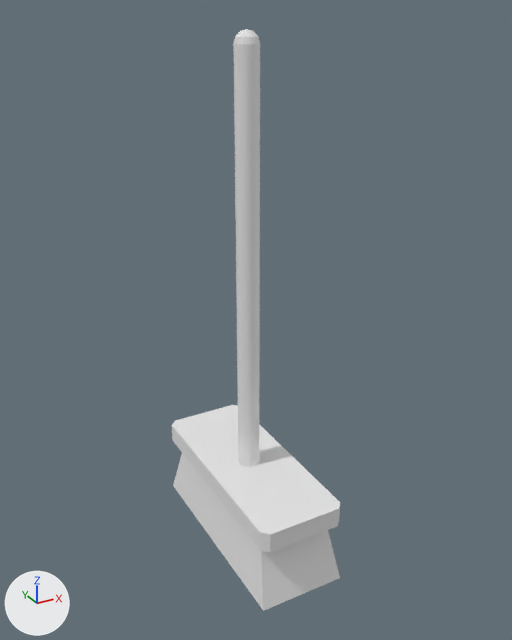
The Blender file assets/besen/besen.blend, before and after one commit.
Both versions are drawn from a 50 mm lens placed at (-1.33, -2.5, 2.17), pointed at (0.03, -0.02, 0.93). The axes (+X, +Y, +Z) are drawn at lower left. The lights are the same throughout.
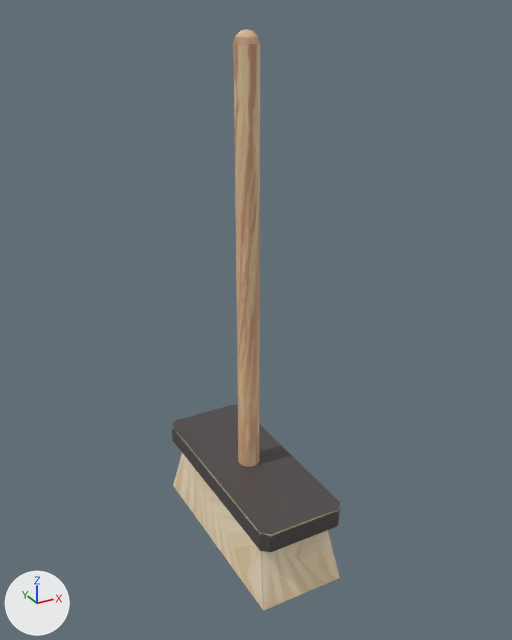
Scene script edits in JSON lines:
```json
{"op": "add", "block": "img_besen_textured_png", "code": ["img_besen_textured_png = load_image('besen_textured.png', 'besen_textured.png', 2048, 2048, 'sRGB')"]}
{"op": "add", "block": "img_textured_borste_png", "code": ["img_textured_borste_png = load_image('textured_borste.png', 'textured_borste.png', 2048, 2048, 'sRGB')"]}
{"op": "add", "block": "mat_besen_holz", "code": ["mat_besen_holz = principled_material('besen_holz')", "mat_besen_holz.texture = img_besen_textured_png"]}
{"op": "add", "block": "mat_textured_borste", "code": ["mat_textured_borste = principled_material('textured_borste')", "mat_textured_borste.texture = img_textured_borste_png"]}
{"block": "me_cube_001", "where": "me_cube_001.from_pydata(...)  # 28 vertices, 22 faces; spans x -0.2..0.2, y -0.5..0.5, z -0.2..0.2"}
{"block": "me_cube_001", "where": "# used by ob_cube; location = (0.0, 0.0, 0.0)"}
{"block": "me_cube_001", "change": "me_cube_001 part 1: texture (UV) coordinates of 22 of 22 faces, centred in x -0.2..0.2, y -0.5..0.5, z -0.2..0.2, changed; they spanned u 0.12..0.88, v 0.0..1.0 and now span u 0.1..0.98, v 0.01..0.99"}
{"op": "add", "block": "me_cube_001", "code": "me_cube_001.materials.append(mat_textured_borste)  # picture img_textured_borste_png"}
{"block": "me_cylinder", "where": "# used by ob_cylinder; location = (0.0, 0.0, 1.1)"}
{"op": "remove", "block": "me_cylinder", "code": "me_cylinder.from_pydata(...)  # 160 vertices, 130 faces; spans x -0.05..0.05, y -0.05..0.05, z -1.0..1.0"}
{"op": "add", "block": "me_cylinder", "code": "me_cylinder.from_pydata(...)  # 165 vertices, 134 faces; spans x -0.05..0.05, y -0.05..0.05, z -1.0..1.0"}
{"block": "me_cylinder", "change": "me_cylinder part 2: 130 faces spanning x -0.05..0.05, y -0.05..0.05, z -1.0..1.0 switch from no material to mat_besen_holz (picture img_besen_textured_png)"}
```

Location of each change, (x1, y1, x2, y2) in pixels of the pictures (512 x 640 px):
```json
{"object": "Cube", "change": "recoloured, surface changed", "before": [172, 405, 340, 611], "after": [172, 405, 340, 611]}
{"part": 2, "of": "me_cylinder", "change": "recoloured", "before": [233, 29, 260, 467], "after": [233, 29, 260, 467], "on screen": "grey to beige"}
```
